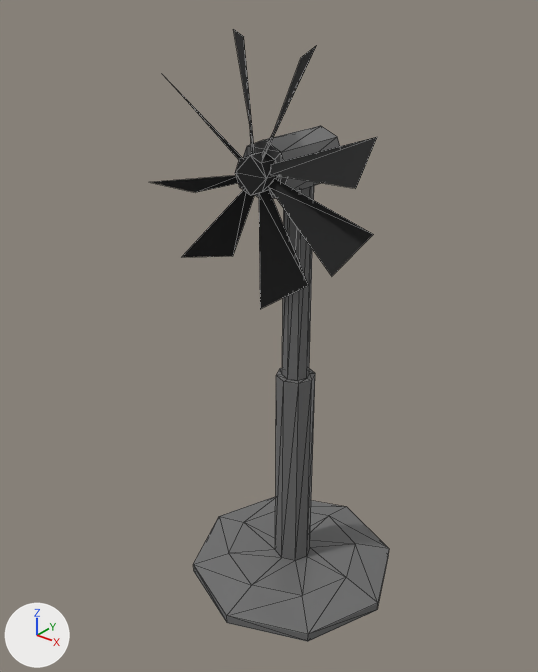
The glTF model bierdurst/assets/models/venti.glb, before and after one commit.
Camera for both pictures: a camera (50 mm lens) standing at (1.73, -2.35, 2.7) and looking at (-0.1, -0.07, 1.29). The axes (+X, +Y, +Z) are drawn at lower left. The lights are the same throughout. The first picture is the older version. Mesh edges are drawn as thin lines. Vertices at exactly the same position are counted once.

Script lines for the objects in view, before the commit:
```python
me_cylinder = bpy.data.meshes.new('Cylinder')
me_cylinder.from_pydata(...)  # 72 vertices, 136 faces; spans x -0.5..0.5, y -0.5..0.5, z 0.01..2.16
me_cylinder.materials.append(mat_material)  # picture img_ventibody
me_cylinder_001 = bpy.data.meshes.new('Cylinder.001')
me_cylinder_001.from_pydata(...)  # 48 vertices, 44 faces; spans x -0.486..0.49, y -0.363..-0.129, z 1.558..2.541
me_cylinder_001.materials.append(mat_ventibladesmat)  # picture img_ventibladestex
ob_cylinder = bpy.data.objects.new('Cylinder', me_cylinder)
ob_cylinder.location = (0.0, 0.0, 0.0)
ob_cylinder_001 = bpy.data.objects.new('Cylinder.001', me_cylinder_001)
ob_cylinder_001.location = (0.0, 0.0, 0.0)
```
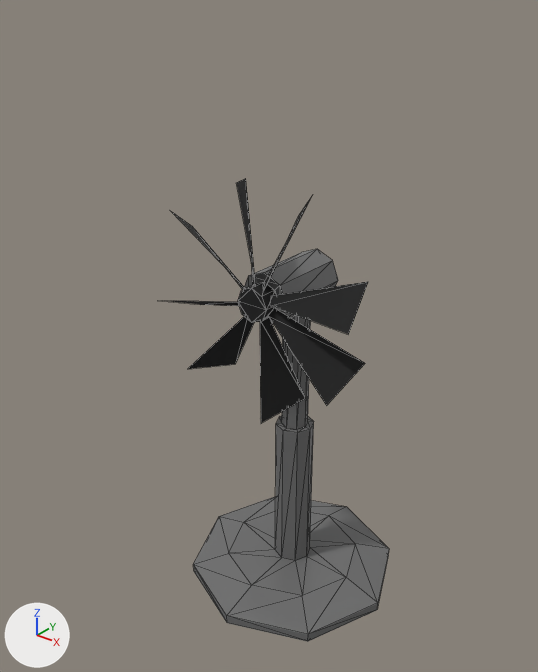
Where the change shows, as pixel boxes [x1, y1, x2, y2] in the pictures (538 x 672 px; the box of a moved part takes in the faces that stretch with it):
```json
{"object": "Cylinder", "change": "reshaped", "before": [193, 126, 389, 642], "after": [193, 249, 389, 642], "on screen": "24% shorter"}
{"object": "Cylinder.001", "change": "moved", "before": [150, 29, 377, 309], "after": [157, 178, 368, 423]}
{"part": 1, "of": "me_cylinder", "change": "moved or reshaped", "before": [243, 126, 340, 199], "after": [244, 249, 338, 324]}
{"part": 2, "of": "me_cylinder", "change": "moved or reshaped", "before": [275, 185, 315, 561], "after": [275, 315, 314, 561]}
```

The change, as JSON lines over the scene's bpy script:
```json
{"block": "me_cylinder", "where": "# used by ob_cylinder; location = (0.0, 0.0, 0.0)"}
{"op": "remove", "block": "me_cylinder", "code": "me_cylinder.from_pydata(...)  # 72 vertices, 136 faces; spans x -0.5..0.5, y -0.5..0.5, z 0.01..2.16"}
{"op": "add", "block": "me_cylinder", "code": "me_cylinder.from_pydata(...)  # 72 vertices, 136 faces; spans x -0.5..0.5, y -0.5..0.5, z 0.01..1.65"}
{"block": "me_cylinder", "change": "me_cylinder part 1: the loose piece of 16 vertices spanning x -0.11..0.11, y -0.22..0.14, z 1.93..2.16 is moved by (0.0, 0.0, -0.51)"}
{"block": "me_cylinder", "change": "me_cylinder part 2: all 24 vertices in x -0.09..0.09, y -0.09..0.09, z 1.1..2.1 are scaled about their middle by (1, 1, 0.741), then moved by (0.0, 0.0, -0.38)"}
{"op": "set", "path": "ob_cylinder_001.location", "old": "(0.0, 0.0, 0.0)", "new": "(0.0, 0.0, -0.512)"}
```
